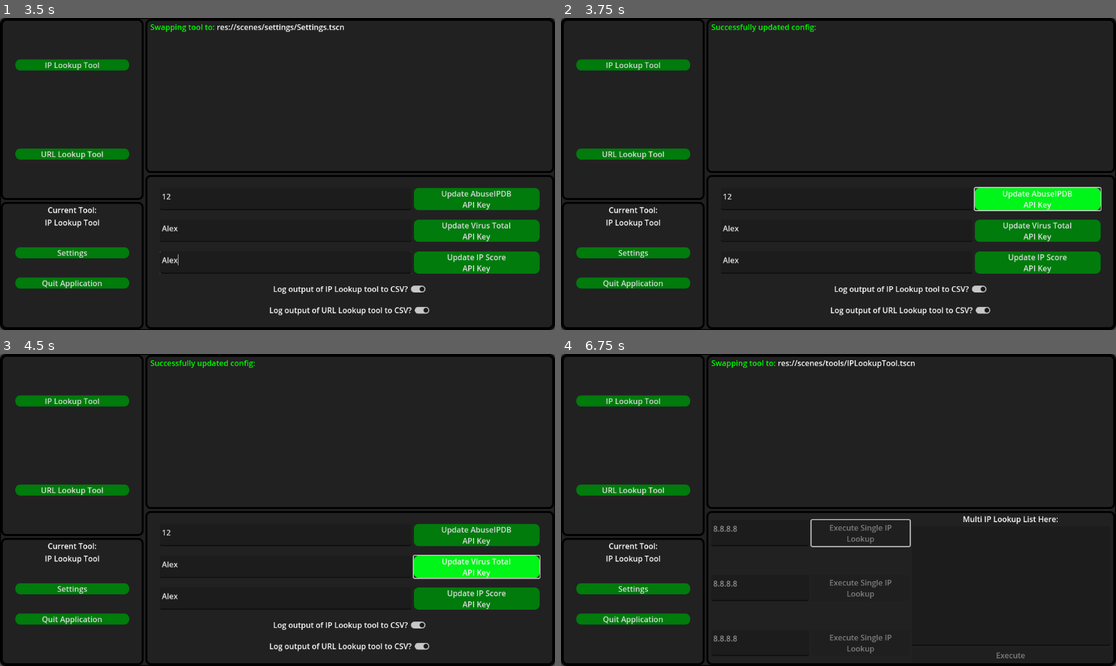
Above: before the commit, frames 1-4 (two rows, left to right).
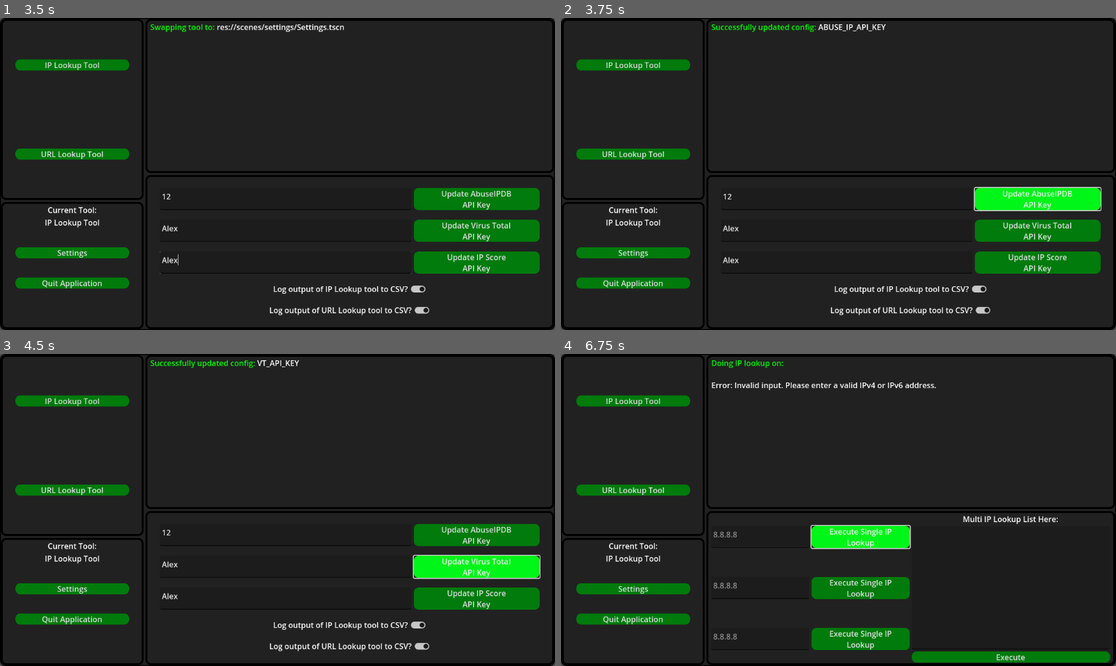
Above: after the commit, the same moments.

Repository: Noah-r70527/IoC-Lookup-Tool
Game: Godot game, scene res://scenes/IoCLookupTool.tscn
Same seed, same stepped clock (60 frames per second), same inputs: the game is played once before the commit and once after it.
Inputs (mouse positions are in pixels of both pictures, inside the frame that each line leads up to):
- Up to frame 1 (3.5 s): click (199, 195) at 0.52 s; type "Alex" at 0.6 s; click (199, 252) at 0.75 s; type "Alex" at 0.83 s; click (199, 308) at 0.98 s; type "Alex" at 1.07 s; click (449, 248) at 1.27 s; type "Alex" at 1.35 s; click "Settings" at 2 s; click (283, 198) at 2.77 s; type "12" at 2.85 s; click (283, 230) at 3 s; type "Alex" at 3.08 s; click (283, 261) at 3.23 s; type "Alex" at 3.32 s
- Up to frame 2 (3.75 s): click "Update AbuseIPDB API Key" at 3.5 s
- Up to frame 3 (4.5 s): click "Update Virus Total API Key" at 4.25 s
- Up to frame 4 (6.75 s): click "Update IP Score API Key" at 5 s; click "IP Lookup Tool" at 5.75 s; click (860, 538) at 6.5 s, where only the run after the commit has a clickable "Execute Single IP Lookup"

Frame 1 is identical in both runs. In frame 2, 0.1% of the frame differs, in the area x 46-59%, y 2-5%; in frame 3, less than 0.1%; in frame 4, 6.3%, in the area x 27-99%, y 2-99%.

Commit message:
MORE FIXES

Diff:
--- a/scripts/settings_tool.gd
+++ b/scripts/settings_tool.gd
@@ -23,20 +23,17 @@
 func update_api_key(system):
 	var system_string = ""
 	var key = ""
-	if system_string == "ab":
+	if system == "ab":
 		system_string = "ABUSE_IP_API_KEY"
 		key = %AbuseIPDBAPIKey.text
-	elif system_string == "vt":
+	elif system == "vt":
 		system_string = "VT_API_KEY"
 		key = %VTText.text
-	elif system_string == "is":
+	elif system == "is":
 		system_string = "IPSCORE_API_KEY"
 		key = %IPScoreText.text
 
-
-
-
-
+	print(system_string, key)
 	ConfigHandler.update_config_setting(system_string, key)
 	print(ConfigHandler.get_config_value(system_string))
 	emit_signal("updated_config", system_string)
Not shown, changed: export_presets.cfg
Not shown, added: Output/IoCLookupTool v1.0.0-ALPHA.exe
